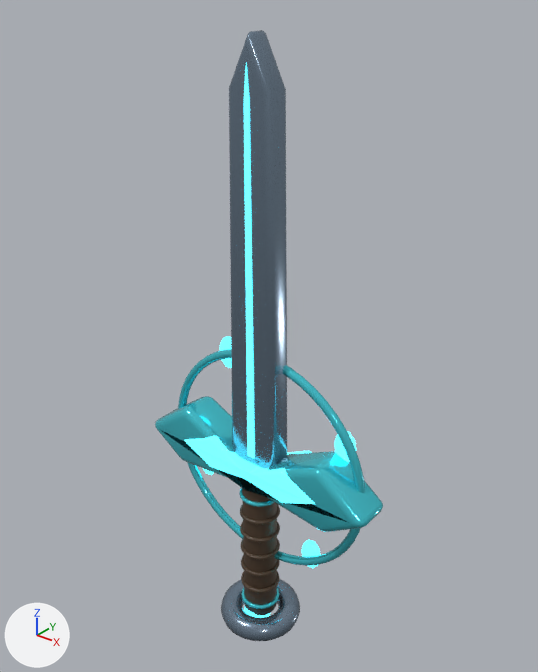
One commit to the glTF model public/models/gear/sword_v2.glb: the scene before it, then after it.
Rendered twice from a 50 mm camera at (3.08, -3.73, 3.54) aimed at (-0.03, 0.15, 1.13). Every picture has the same lights, and +X, +Y and +Z are marked at lower left. The older version comes first. Where no turn or scale is listed for an object, it has been applied to the vertices. Vertices at exactly the same position are counted once.

In view in the first picture: 'BLADE_FULLER_EMISSIVE', 'FACETED_BLADE_PRIMARY', 'GRIP_SECONDARY', 'GRIP_WRAP_ACCENT', 'GRIP_WRAP_ACCENT.001', 'GRIP_WRAP_SECONDARY', 'GRIP_WRAP_SECONDARY.001', 'GRIP_WRAP_SECONDARY.002', 'GRIP_WRAP_SECONDARY.003', 'GRIP_WRAP_SECONDARY.004', 'GUARD_INLAY_EMISSIVE', 'POMMEL_GEM_EMISSIVE', 'RING_POMMEL_PRIMARY', 'VARIANT_GEM_EMISSIVE', 'VARIANT_GEM_EMISSIVE.001', 'VARIANT_GEM_EMISSIVE.003', 'VARIANT_HALO_ACCENT', 'WINGED_GUARD_ACCENT'.
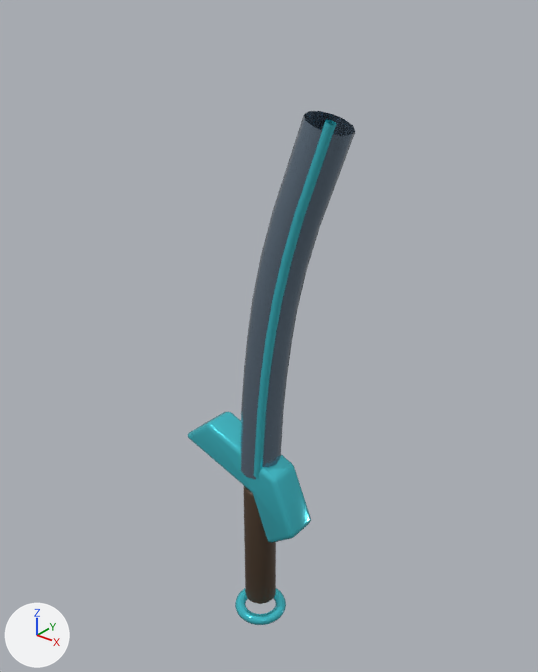
Pixel boxes [x1, y1, x2, y2] of what changed, in the pictures (538 x 672 px):
'FACETED_BLADE_PRIMARY', deleted: before [229, 30, 287, 468]
'CURVED_SABRE_BLADE_PRIMARY', added: after [240, 111, 355, 480]
'WINGED_GUARD_ACCENT', deleted (cyan): before [155, 396, 383, 532]
'KNUCKLE_GUARD_ACCENT', added (cyan): after [188, 412, 311, 543]
'SABRE_EDGE_ACCENT', added: after [253, 120, 337, 478]
'VARIANT_HALO_ACCENT', deleted: before [178, 349, 365, 566]
'GRIP_SECONDARY', reshaped, moved (7% shorter): before [242, 488, 277, 615]; after [243, 486, 276, 604]
'GUARD_INLAY_EMISSIVE', deleted (cyan): before [185, 436, 315, 504]
'RING_POMMEL_PRIMARY', deleted: before [221, 579, 300, 641]
'BLADE_FULLER_EMISSIVE', deleted (cyan): before [244, 62, 255, 458]
'POMMEL_ACCENT', added (cyan): after [235, 588, 286, 625]
'VARIANT_GEM_EMISSIVE.003', deleted: before [301, 539, 320, 568]
'VARIANT_GEM_EMISSIVE', deleted: before [334, 431, 356, 463]
'GRIP_WRAP_SECONDARY.004', deleted: before [240, 504, 280, 525]
'GRIP_WRAP_SECONDARY.002', deleted: before [241, 539, 280, 560]
'GRIP_WRAP_SECONDARY.003', deleted: before [240, 522, 280, 543]
'GRIP_WRAP_SECONDARY.001', deleted: before [241, 555, 280, 577]
'GRIP_WRAP_SECONDARY', deleted: before [241, 572, 280, 593]
'VARIANT_GEM_EMISSIVE.001', deleted: before [219, 336, 232, 368]
'GRIP_WRAP_ACCENT', deleted: before [242, 588, 279, 609]
'GRIP_WRAP_ACCENT.001', deleted: before [239, 487, 274, 507]
'POMMEL_GEM_EMISSIVE', deleted (mostly hidden): before [244, 607, 271, 618]

The edits, one by one:
me_cylinder_001 is used by ob_grip_secondary; location (0.0, 0.0, -0.74).
me_cylinder_001 had 256 vertices, 508 faces and spanned x -0.14..0.14, y -0.14..0.14, z -0.66..0.66.
me_cylinder_001 now has 224 vertices, 444 faces and spans x -0.13..0.13, y -0.13..0.13, z -0.575..0.575.
me_cylinder_001 part 1: 256 vertices removed from x -0.14..0.14, y -0.14..0.14, z -0.66..0.66; 224 vertices added at x -0.13..0.13, y -0.13..0.13, z -0.575..0.575.
Mesh me_torus_008_1 is new.
It is a torus around z (ring radius 0.176, tube radius 0.045) spanning x -0.221..0.221, y -0.221..0.221, z -0.045..0.045.
It uses material mat_deep_accent (cyan #50ddeb).
Mesh me_knuckle_guard is new.
It has 228 vertices, 452 faces and spans x -0.68..0.427, y -0.14..0.14, z -0.53..0.349.
It uses material mat_deep_accent (cyan #50ddeb).
Mesh me_sabre_edge is new.
It has 120 vertices, 216 faces and spans x 0.05..0.67, y -0.16..-0.08, z 0.08..2.79.
It uses material mat_deep_accent (cyan #50ddeb).
Mesh me_curved_sabre_blade is new.
It has 120 vertices, 216 faces and spans x -0.16..0.7, y -0.16..0.16, z 0.04..2.8.
It uses material mat_deep_primary (greyish blue #8497aa).
Object 'BLADE_FULLER_EMISSIVE' (ob_blade_fuller_emissive) is deleted.
Object 'FACETED_BLADE_PRIMARY' (ob_faceted_blade_primary) is deleted.
Object 'GRIP_SECONDARY' (ob_grip_secondary) moves from (0.0, 0.0, -0.74) to (0.0, 0.0, -0.7).
Object 'GRIP_WRAP_ACCENT' (ob_grip_wrap_accent) is deleted.
Object 'GRIP_WRAP_ACCENT.001' (ob_grip_wrap_accent_001) is deleted.
Object 'GRIP_WRAP_SECONDARY' (ob_grip_wrap_secondary) is deleted.
Object 'GRIP_WRAP_SECONDARY.001' (ob_grip_wrap_secondary_001) is deleted.
Object 'GRIP_WRAP_SECONDARY.002' (ob_grip_wrap_secondary_002) is deleted.
Object 'GRIP_WRAP_SECONDARY.003' (ob_grip_wrap_secondary_003) is deleted.
Object 'GRIP_WRAP_SECONDARY.004' (ob_grip_wrap_secondary_004) is deleted.
Object 'GUARD_INLAY_EMISSIVE' (ob_guard_inlay_emissive) is deleted.
Object 'POMMEL_GEM_EMISSIVE' (ob_pommel_gem_emissive) is deleted.
Object 'RING_POMMEL_PRIMARY' (ob_ring_pommel_primary) is deleted.
Object 'WINGED_GUARD_ACCENT' (ob_winged_guard_accent) is deleted.
Object 'VARIANT_HALO_ACCENT' (ob_variant_halo_accent) is deleted.
Object 'VARIANT_GEM_EMISSIVE' (ob_variant_gem_emissive) is deleted.
Object 'VARIANT_GEM_EMISSIVE.001' (ob_variant_gem_emissive_001) is deleted.
Object 'VARIANT_GEM_EMISSIVE.003' (ob_variant_gem_emissive_003) is deleted.
Object 'POMMEL_ACCENT' (ob_pommel_accent) is new; it shows me_torus_008_1.
Its location is (0.0, 0.0, -1.395).
Object 'KNUCKLE_GUARD_ACCENT' (ob_knuckle_guard_accent) is new; it shows me_knuckle_guard.
Its location is (0.0, 0.0, 0.0).
Object 'SABRE_EDGE_ACCENT' (ob_sabre_edge_accent) is new; it shows me_sabre_edge.
Its location is (0.0, 0.0, 0.0).
Object 'CURVED_SABRE_BLADE_PRIMARY' (ob_curved_sabre_blade_primary) is new; it shows me_curved_sabre_blade.
Its location is (0.0, 0.0, 0.0).
